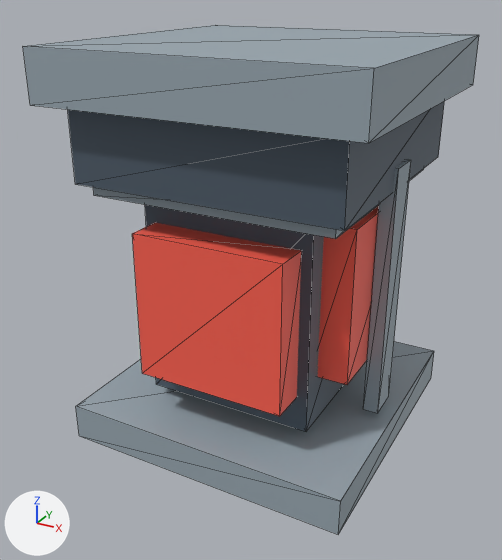
The FBX model C01Source/LightingW02/FBX/P16-06.fbx, before and after one commit.
Before and after are seen from a 50 mm lens placed at (0.28, -0.544, 0.05), pointed at (-0.008, -0.02, -0.212). Arrows for +X, +Y and +Z are at lower left; the lights stay in place. The older version comes first. Mesh edges are drawn as thin lines. Where no turn or scale is listed for an object, it has been applied to the vertices. Vertices at exactly the same position are counted once.

Objects in the first picture: 'P16-06'.
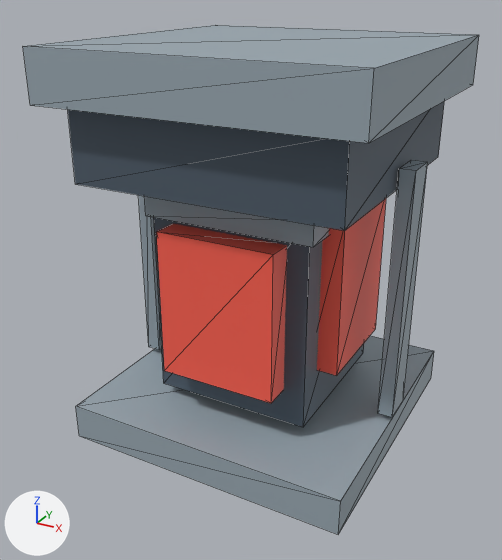
Pixel boxes [x1, y1, x2, y2] of what changed, in the pictures (502 x 560 px; the box of a moved part takes in the faces that stretch with it):
part 1 of me_p16_06, moved or reshaped (not visible before): after [138, 195, 161, 350]
part 2 of me_p16_06, moved or reshaped: before [363, 159, 411, 413]; after [378, 160, 428, 417]
part 3 of me_p16_06, moved or reshaped: before [93, 169, 424, 239]; after [144, 196, 329, 247]
part 4 of me_p16_06, moved or reshaped: before [145, 205, 344, 432]; after [154, 217, 364, 427]
part 5 of me_p16_06, moved or reshaped: before [132, 222, 301, 416]; after [156, 224, 287, 403]
part 6 of me_p16_06, moved or reshaped: before [318, 205, 379, 385]; after [317, 199, 386, 375]

What changed in the scene script:
```text
Change me_p16_06:
    where me_p16_06.from_pydata(...)  # 72 vertices, 108 faces; spans x -0.14..0.14, y -0.14..0.14, z -0.36..0.0
    used by ob_p16_06; location = (0.0, 0.0, 0.0)
    me_p16_06 part 1: the loose piece of 8 vertices spanning x -0.123..-0.109, y -0.016..0.016, z -0.32..-0.09 is moved by (-0.014, 0.0, 0.0)
    me_p16_06 part 2: the loose piece of 8 vertices spanning x 0.109..0.123, y -0.016..0.016, z -0.32..-0.09 is moved by (0.014, 0.0, 0.0)
    me_p16_06 part 3: the loose piece of 8 vertices spanning x -0.11..0.11, y -0.11..0.11, z -0.121..-0.099 is scaled about its middle by (0.727, 0.727, 1), then moved by (0.0, 0.0, -0.022)
    me_p16_06 part 4: the loose piece of 8 vertices spanning x -0.08..0.08, y -0.08..0.08, z -0.315..-0.125 is scaled about its middle by (0.938, 0.938, 1)
    me_p16_06 part 5: the loose piece of 8 vertices spanning x -0.07..0.07, y -0.113..-0.078, z -0.282..-0.147 is scaled about its middle by (0.786, 0.8, 1), then moved by (0.0, 0.01, 0.0)
    me_p16_06 part 6: the loose piece of 8 vertices spanning x 0.072..0.108, y -0.06..0.06, z -0.27..-0.13 is scaled about its middle by (0.8, 0.833, 1), then moved by (-0.01, 0.0, 0.0)
```
